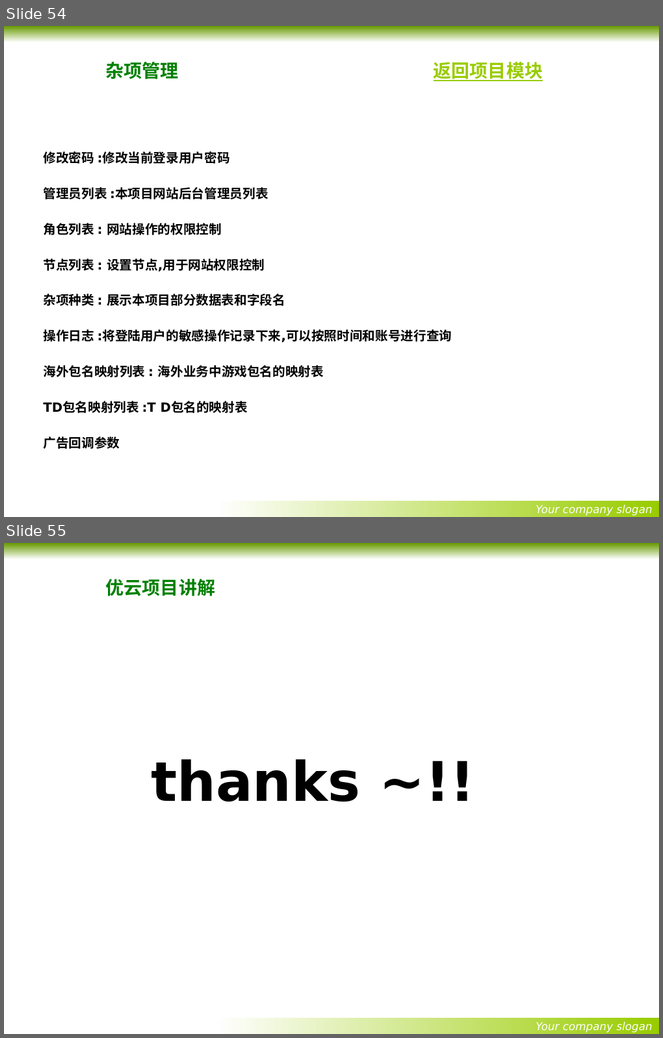
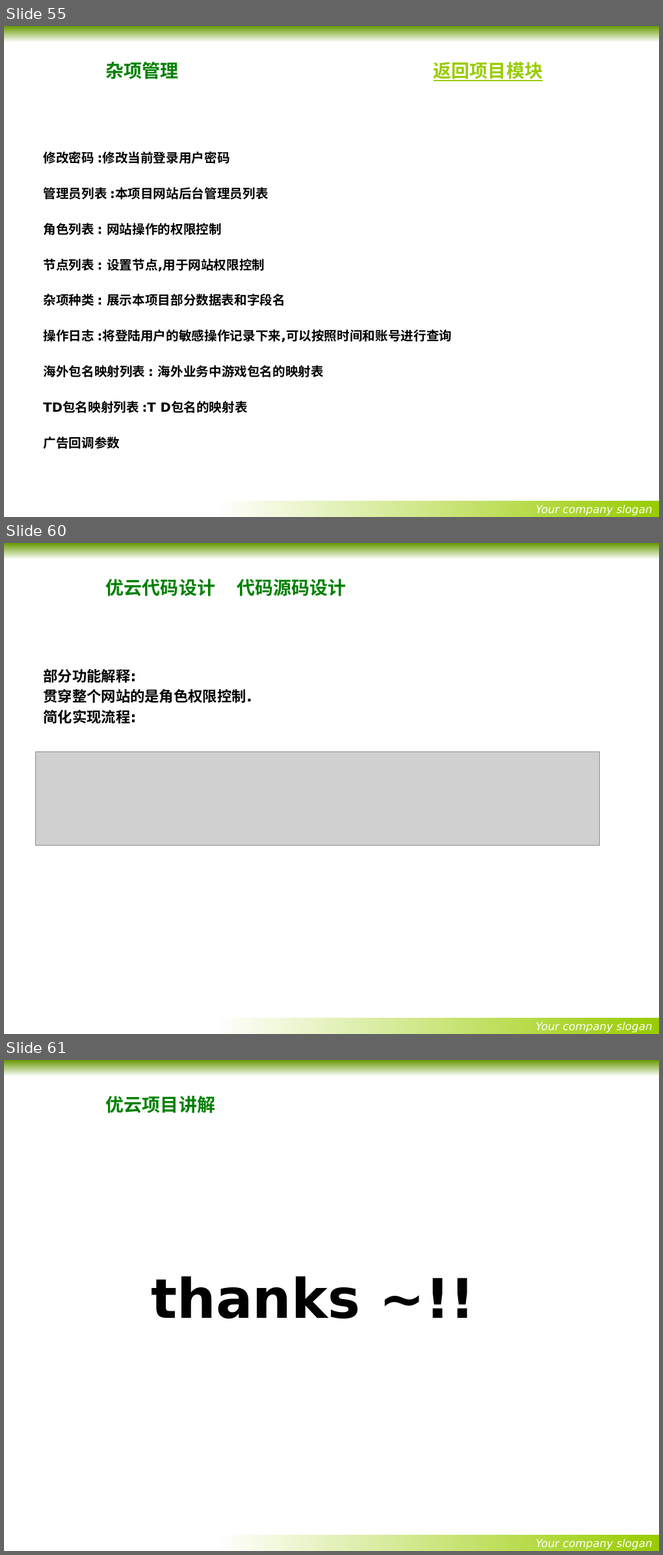
Before and after one commit to wangxiqunlucky/x-mind, a slide deck: youyun/优云项目讲解内容-最终正式版.pptx. Shown one above the other, each under a label of ours: slides 54 and 55 before the commit, slides 55, 60 and 61 after it; the slides between them are not shown. The pictures are 663x1038 and 663x1555 pixels, drawn with LibreOffice and Linux fonts; fonts in the diff are those of the drawing; grey boxes stand for pictures; background and template pictures are left out. Boxes give left, top, right and bottom in pixels: in the first picture for what was removed or moved away, otherwise in the second. Text is boxed around its words. In the diff, an @@ line names an element or a change of style, - is before the commit and + after.

```diff
--- a/youyun/优云项目讲解内容-最终正式版.pptx
+++ b/youyun/优云项目讲解内容-最终正式版.pptx
@@ slide 60 added at [4,543,659,1034], background picture (left out); not listed: 2 template elements that a slide beside it also shows @@
@@ title added at [106,579,346,596], 20 pt, text #008000, bold @@
+优云代码设计 代码源码设计
@@ text added at [43,669,252,724], 16 pt, text #000000, bold @@
+部分功能解释:
+贯穿整个网站的是角色权限控制.
+简化实现流程:
@@ picture added at [35,752,599,846] @@
@@ what was slide 54 is now slide 55 @@
@@ what was slide 55 is now slide 61 @@
```
Also in this commit, not shown: 7 slides changed, 5 other slides added, 5 other files.
